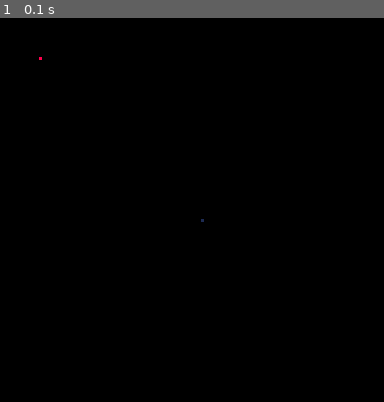
Above: before the commit, frame 1.
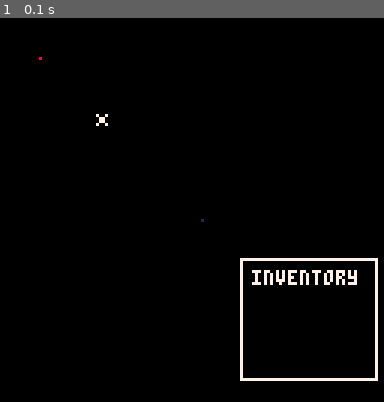
Above: after the commit, the same moment.

Repository: Dimillian/pico8-diablo
Game: PICO-8 cartridge diablo.p8
Same seed, same stepped clock (60 frames per second), same inputs: the game is played once before the commit and once after it.
Inputs:
- Up to frame 1 (0.1 s): no input

The runs differ from the first frame. In frame 1, 1.6% of the frame differs, in the area x 25-99%, y 25-95%.

Commit message:
Playground metatables

Diff:
--- a/diablo.p8
+++ b/diablo.p8
@@ -1,7 +1,7 @@
 pico-8 cartridge // http://www.pico-8.com
 version 41
 __lua__
--- entities
+-- entity
 
 entity = {}
 entity.__index = entity
@@ -10,32 +10,123 @@
 	local self = setmetatable({}, entity)
 	self.x = x or 0
 	self.y = y or 0
+	self.speed = 1
 	self.sprite = sprite or 0
+	self.health = 0
+	self.is_dead = false
 	return self
 end
 
 function entity:draw()
-	spr(self.sprite, self.x, self.y)
+	if not self.is_dead then
+		spr(self.sprite, self.x, self.y)
+	end
 end
 
 function entity:update()
-end
-
-player = setmetatable({}, {__index = entity})
+	self:check_death()
+end
+
+function entity:check_death()
+	if self.health <= 0 then
+		self.is_dead = true
+	end
+end
+
+
+direction = {
+	left = 0,
+	right = 1,
+	down = 2,
+	up = 3,
+}
+
+function entity:move(d)
+	if d == direction.left then
+		self.x -= self.speed
+	elseif d == direction.right then
+		self.x += self.speed
+	elseif d == direction.down then
+		self.y -= self.speed
+	elseif d == direction.up then
+		self.y += self.speed
+	end
+end
+
+function entity:hit(damage)
+	self.health -= damage
+end
+
+function entity:is_colliding(entity)
+	return (abs(self.x-entity.x)+
+	abs(self.y-entity.y)) <= 8
+end
+
+
+
+-->8
+-- player
+
+player = {}
+player = setmetatable(player, {__index = entity})
 player.__index = player
 
 function player:init(x, y)
 	local self = setmetatable(entity:init(x, y, 1), player)
-	self.hp = 100
-	return self
-end
-
-foe = setmetatable({}, {__index = entity})
+	self.health = 100
+	self.inventory = {}
+	self.equipment = {}
+	return self
+end
+
+function player:draw()
+	entity.draw(self)
+	self:draw_inventory()
+end
+
+function player:update()
+	if btn(direction.left) then
+		self:move(direction.left)
+	end
+	if btn(direction.right) then
+		self:move(direction.right)
+	end
+	if btn(direction.down) then
+		self:move(direction.down)
+	end
+	if btn(direction.up) then
+		self:move(direction.up)
+	end
+end
+
+function player:add_item(item)
+	add(self.inventory, item)
+end
+
+function player:equip(item, slot)
+	self.equipments[slot] = item
+end
+
+function player:draw_inventory()
+	rect(80, 80, 125, 120, 7)
+	print("inventory", 84, 84)
+	for item in all(self.inventory) do
+		print(item.name, 84, 92)
+	end
+end
+
+-->8
+-- foe
+
+
+foe = {}
 foe.__index = foe
+setmetatable(foe, {__index = entity})
 
 function foe:init(x, y)
 	local self = setmetatable(entity:init(x, y, 2), foe)
 	self.atttack = 3
+	self.health = 10
 	return self
 end
 
@@ -44,20 +135,148 @@
 		target.hp -= self.attack
 	end
 end
+
+function foe:update()
+	entity.update(self)
+	if self:is_colliding(player) then
+		self:hit(1)
+	end
+end
+-->8
+-- item
+
+equipment_slot = {
+	head=0,
+	torso=1,
+	leg=2,
+	boots=3,
+	weapon=4,
+}
+
+item = {}
+item.__index = item
+
+function item:init(name, sprite)
+	local self = setmetatable({}, item)
+	self.name = name
+	self.sprite = sprite or 0
+	self.x = 30
+	self.y = 30
+	return self
+end
+
+function item:draw()
+	spr(self.sprite, 30, 30)
+end
+
+function item:update()
+	if self:is_colliding(player) then
+		world:player_looted_item(self)
+	end
+end
+
+function item:is_colliding(entity)
+	return (abs(entity.x-self.x)+
+	abs(entity.y-self.y)) <= 8
+end
+
+weapon = {}
+weapon = setmetatable(weapon, {__index = item})
+weapon.__index = weapon
+
+function weapon:init(name, attack)
+	local self = setmetatable(item:init(name, 0), weapon)
+	self.attack = attack
+	self.slot = equipment_slot.weapon
+	return self
+end
+
+armor= {}
+armor = setmetatable(armor, {__index = item})
+armor.__index = armor
+
+function armor:init(name, defense, slot)
+	local self = setmetatable(item:init(name, 0), armor)
+	self.defense = defense
+	self.slot = slot
+	return self
+end
+
+
+-->8
+-- world
+
+world = {}
+world.__index = world
+
+function world:init()
+	local self = setmetatable({}, world)
+	world.items = {}
+	world.foes = {}
+	return self
+end
+
+function world:draw()
+	for item in all(self.items) do
+		item:draw()
+	end
+
+	for foe in all(self.foes) do
+		foe:draw()
+	end
+end
+
+
+function world:update()
+	for item in all(self.items) do
+		item:update()
+	end
+
+	for foe in all(self.foes) do
+		foe:update()
+	end
+end
+
+function world:spawn_item(item)
+	add(self.items, item)
+end
+
+function world:spawn_foe(foe)
+	add(self.foes, foe)
+end
+
+function world:player_looted_item(item)
+		player:add_item(item)
+		del(self.items, item)
+end
 -->8
 -- engine
 
-_player = player:init(64, 64)
-_foe = foe:init(10, 10)
+state = {
+	game = 1,
+	inventory = 2
+}
+
+
+function _init()
+	current_state = state.game
+	world = world:init()
+	player = player:init(64, 64)
+	world:spawn_item(weapon:init("sword", 0))
+	world:spawn_foe(foe:init(10, 10))
+end
 
 function _draw()
 	cls()
-	_player:draw()
-	_foe:draw()
+	player:draw()
+	world:draw()
 end
 
 function _update60()
-
+	if current_state == state.game then
+		player:update()
+		world:update()
+	end
 end
 __gfx__
 00000000000000000000000000000000000000000000000000000000000000000000000000000000000000000000000000000000000000000000000000000000
